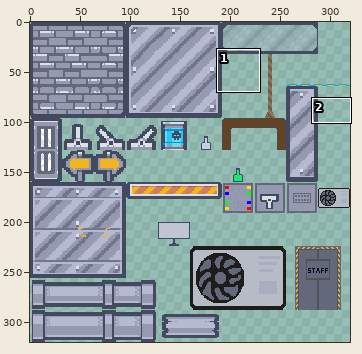
Edited in one commit: sprite sheet (assets/Mapa/Mapa1/Tiles3232.png). The picture above shows the old version from afar; the outline marks the close-up.
Close-up. As it was:
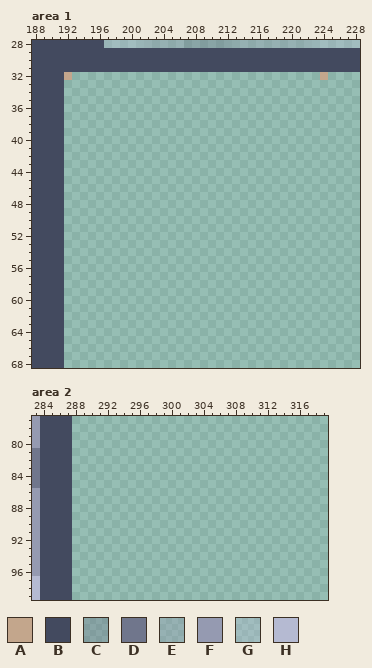
The file is 320x320 pixels. Shown: area 1: x 188..228, y 28..68; area 2: x 283..319, y 77..99. The commit also changed other parts of the picture, which this record leaves out.
Palette (. is transparent): A #c3a68c  B #434a5f  C #70768c5a  D #70768c  E #959ab15a  F #959ab1  G #b5bad25a  H #b5bad2
Pixels before, area 1, first column x 188:
28 BBBBBBBBBGGGGGEEEEECCCCCCEEEEEEEEEEGGGGGG
29 BBBBBBBBBBBBBBBBBBBBBBBBBBBBBBBBBBBBBBBBB
30 BBBBBBBBBBBBBBBBBBBBBBBBBBBBBBBBBBBBBBBBB
31 BBBBBBBBBBBBBBBBBBBBBBBBBBBBBBBBBBBBBBBBB
32 BBBBA...............................A....
33 BBBB.....................................
34 BBBB.....................................
35 BBBB.....................................
36 BBBB.....................................
37 BBBB.....................................
38 BBBB.....................................
39 BBBB.....................................
40 BBBB.....................................
41 BBBB.....................................
42 BBBB.....................................
43 BBBB.....................................
44 BBBB.....................................
45 BBBB.....................................
46 BBBB.....................................
47 BBBB.....................................
48 BBBB.....................................
49 BBBB.....................................
50 BBBB.....................................
51 BBBB.....................................
52 BBBB.....................................
53 BBBB.....................................
54 BBBB.....................................
55 BBBB.....................................
56 BBBB.....................................
57 BBBB.....................................
58 BBBB.....................................
59 BBBB.....................................
60 BBBB.....................................
61 BBBB.....................................
62 BBBB.....................................
63 BBBB.....................................
64 BBBB.....................................
65 BBBB.....................................
66 BBBB.....................................
67 BBBB.....................................
68 BBBB.....................................
Pixels before, area 2, first column x 283:
 77 FBBBB
 78 FBBBB
 79 FBBBB
 80 FBBBB
 81 DBBBB
 82 DBBBB
 83 DBBBB
 84 DBBBB
 85 DBBBB
 86 FBBBB
 87 FBBBB
 88 FBBBB
 89 FBBBB
 90 FBBBB
 91 FBBBB
 92 FBBBB
 93 FBBBB
 94 FBBBB
 95 FBBBB
 96 FBBBB
 97 HBBBB
 98 HBBBB
 99 HBBBB
The same view after the edit:
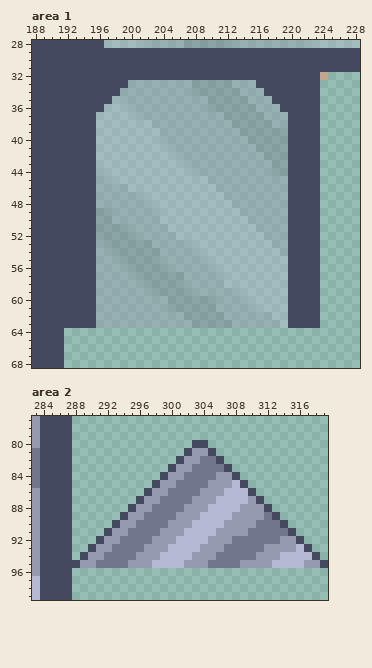
Changes in this commit:
Changed rows in their new state; - is an unchanged pixel.
Area 1:
first column x 192:
32 BBBBBBBBBBBBBBBBBBBBBBBBBBBBBBBB
33 BBBBBBBBEEEEEEEECCCCCEEEBBBBBBBB
34 BBBBBBBEEEEEEEEECCCCCCEEEBBBBBBB
35 BBBBBBGEEEEEEEEEEECCCCCEEEBBBBBB
36 BBBBBGGGEEEEEEEEEECCCCCCEEEBBBBB
37 BBBBGGGGGEEEEEEEEEEECCCCCEEEBBBB
38 BBBBGGGGGGGEEEEEEEEEECCCCCEEBBBB
39 BBBBGGGGGGGGEEEEEEEEEECCCCCCBBBB
40 BBBBGGGGGGGGEEEEEEEEEEECCCCCBBBB
41 BBBBGGGGGGGGGEEEEEEEEEEECCCCBBBB
42 BBBBGGGGGGGGGGEEEEEEEEEEECCCBBBB
43 BBBBGGGGGGGGGGGEEEEEEEEEEECCBBBB
44 BBBBEGGGGGGGGGGGEEEEEEEEEECCBBBB
45 BBBBEEGGGGGGGGGGGGEEEEEEEEEEBBBB
46 BBBBEEEEGGGGGGGGGGGEEEEEEEEEBBBB
47 BBBBEEEEEEGGGGGGGGGGEEEEEEEEBBBB
48 BBBBEEEEEEEGGGGGGGGGGEEEEEEEBBBB
49 BBBBCCEEEEEEGGGGGGGGGGEEEEEEBBBB
50 BBBBCCEEEEEEGGGGGGGGGGGEEEEEBBBB
51 BBBBCCCCEEEEEGGGGGGGGGGGEEEEBBBB
52 BBBBCCCCCEEEEEGGGGGGGGGGGEEEBBBB
53 BBBBECCCCCCEEEEEGGGGGGGGGGEEBBBB
54 BBBBEECCCCCCEEEEEGGGGGGGGGGEBBBB
55 BBBBEEECCCCCEEEEEEGGGGGGGGGGBBBB
56 BBBBEEEECCCCCEEEEEEGGGGGGGGGBBBB
57 BBBBEEEEECCCCCCEEEEEGGGGGGGGBBBB
58 BBBBEEEEEECCCCCEEEEEGGGGGGGGBBBB
59 BBBBEEEEEEECCCCCEEEEEEGGGGGGBBBB
60 BBBBEEEEEEEEECCCCCCEEEEGGGGGBBBB
61 BBBBEEEEEEEEECCCCCCEEEEEGGGGBBBB
62 BBBBEEEEEEEEEEECCCCCEEEEEEGGBBBB
63 BBBBEEEEEEEEEEEECCCCCEEEEEEGBBBB
Area 2:
first column x 288:
 80 ---------------BB---------------
 81 --------------BFFB--------------
 82 -------------BFFDDB-------------
 83 ------------BFFDDDDB------------
 84 -----------BFFDDDDFFB-----------
 85 ----------BFFDDDDFFFHB----------
 86 ---------BFFDDDDFFFHHHB---------
 87 --------BFFDDDDFFFHHHHFB--------
 88 -------BFFDDDDFFFHHHHFFFB-------
 89 ------BFFDDDDFFFHHHHFFFFDB------
 90 -----BFFDDDDFFFHHHHFFFFDDDB-----
 91 ----BFFDDDDFFFHHHHFFFFDDDDDB----
 92 ---BFFDDDDFFFHHHHFFFDDDDDDFFB---
 93 --BFFDDDDFFFHHHHFFFDDDDDFFFFHB--
 94 -BFFDDDDFFFHHHHFFFDDDDDFFFHHHHB-
 95 BFFDDDDFFFHHHHFFFDDDDFFFFHHHHFFB
Pixel boxes of the changes (left, top, right, bottom) in both close-ups:
changed: (64, 72, 320, 328)
added: (72, 440, 328, 568)
